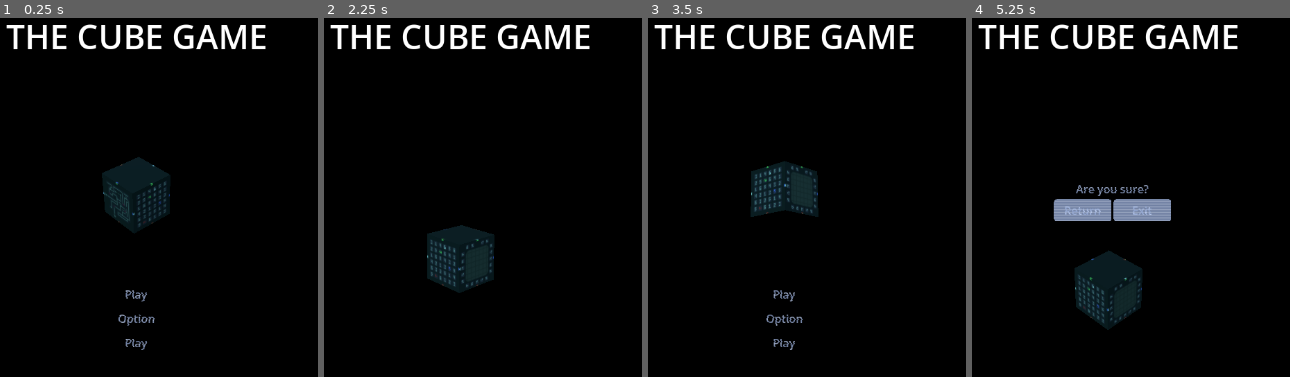
Above: before the commit, frames 1-4 (left to right).
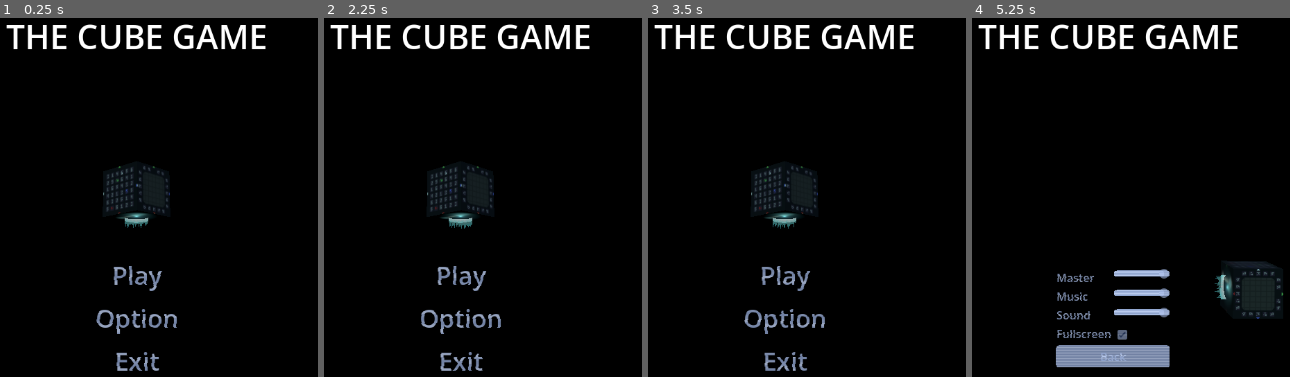
Above: after the commit, the same moments.

Repository: xill47/the-cube-game
Game: Godot game, scene res://main_menu/main_menu.tscn
The game is run twice, just before and just after one commit, with the same random seed, the same clock (stepped at 60 frames per second) and the same inputs. This scene is started directly instead of the project's main scene.
Inputs (mouse positions are in pixels of both pictures, inside the frame that each line leads up to):
- Up to frame 1 (0.25 s): no input
- Up to frame 2 (2.25 s): click "Play" at 0.5 s; click "Play" at 1.25 s; click "Play" at 2 s
- Up to frame 3 (3.5 s): click (759, 211) at 2.75 s, where only the run before the commit has a clickable "Return"
- Up to frame 4 (5.25 s): click "Play" at 3.5 s; click (1108, 319) at 4.25 s, where only the run after the commit has a clickable "Option"; click (1140, 333) at 5.02 s

The runs differ from the first frame. In frame 1, 2.5% of the frame differs, in the area x 30-56%, y 38-99%; in frame 2, 6.0%; in frame 3, 2.1%; in frame 4, 11%, in the area x 25-98%, y 46-98%.

Commit message:
holo-animation

Diff:
--- a/main_menu/main_menu.gd
+++ b/main_menu/main_menu.gd
@@ -35,3 +35,12 @@
 		DisplayServer.window_set_mode(DisplayServer.WINDOW_MODE_FULLSCREEN)
 	if not toggled_on:
 		DisplayServer.window_set_mode(DisplayServer.WINDOW_MODE_WINDOWED)
+
+
+func _on_animation_player_animation_finished(anim_name: StringName) -> void:
+	if anim_name == "open-options":
+		anim_player.play("idle-options")
+	if anim_name == "open-exit":
+		anim_player.play("idle-exit")
+	if anim_name == "close-options" or anim_name == "close-exit":
+		anim_player.play("start")
--- a/main_menu/main_menu.tscn
+++ b/main_menu/main_menu.tscn
@@ -3,6 +3,7 @@
 [ext_resource type="Script" uid="uid://dsnt154r4l17q" path="res://main_menu/main_menu.gd" id="1_bws42"]
 [ext_resource type="Texture2D" uid="uid://n2wead6hqjtr" path="res://main_menu/menu_cube_test.png" id="2_bws42"]
 [ext_resource type="Shader" uid="uid://d2iykbhlqblwm" path="res://main_menu/holo.gdshader" id="2_d3a7t"]
+[ext_resource type="Texture2D" uid="uid://bdfdva5xlkeqt" path="res://ui_assets/hologram_uv.png" id="3_3f7m4"]
 
 [sub_resource type="Animation" id="Animation_cgbph"]
 length = 0.001
@@ -65,6 +66,30 @@
 "transitions": PackedFloat32Array(1),
 "update": 1,
 "values": [false]
+}
+tracks/5/type = "value"
+tracks/5/imported = false
+tracks/5/enabled = true
+tracks/5/path = NodePath("%Cube3D/MeshInstance3D:rotation")
+tracks/5/interp = 1
+tracks/5/loop_wrap = true
+tracks/5/keys = {
+"times": PackedFloat32Array(0),
+"transitions": PackedFloat32Array(1),
+"update": 0,
+"values": [Vector3(-2.9802317e-08, -2.9802322e-08, 5.9604645e-08)]
+}
+tracks/6/type = "value"
+tracks/6/imported = false
+tracks/6/enabled = true
+tracks/6/path = NodePath("%Cube3D/MeshInstance3D:visible")
+tracks/6/interp = 1
+tracks/6/loop_wrap = true
+tracks/6/keys = {
+"times": PackedFloat32Array(0),
+"transitions": PackedFloat32Array(1),
+"update": 1,
+"values": [true]
 }
 
 [sub_resource type="Animation" id="Animation_bws42"]
@@ -92,7 +117,7 @@
 "times": PackedFloat32Array(0, 0.25),
 "transitions": PackedFloat32Array(1, 1),
 "update": 0,
-"values": [Vector3(0.29147, -0.84648466, -0.31415927), Vector3(-0.17453292, -0.7853982, 0.17453292)]
+"values": [Vector3(-0.019198623, 11.58375, -3.106686), Vector3(-0.17453292, -0.7853982, 0.17453292)]
 }
 tracks/2/type = "value"
 tracks/2/imported = false
@@ -129,6 +154,18 @@
 "transitions": PackedFloat32Array(1, 1),
 "update": 1,
 "values": [true, false]
+}
+tracks/5/type = "value"
+tracks/5/imported = false
+tracks/5/enabled = true
+tracks/5/path = NodePath("Cube3D/MeshInstance3D:visible")
+tracks/5/interp = 1
+tracks/5/loop_wrap = true
+tracks/5/keys = {
+"times": PackedFloat32Array(0, 0.25),
+"transitions": PackedFloat32Array(1, 1),
+"update": 1,
+"values": [false, true]
 }
 
 [sub_resource type="Animation" id="Animation_blfsh"]
@@ -144,7 +181,7 @@
 "times": PackedFloat32Array(0, 0.25),
 "transitions": PackedFloat32Array(1, 1),
 "update": 0,
-"values": [Vector3(6, 2.5, 0), Vector3(0, 0, 0)]
+"values": [Vector3(3, -2, 0), Vector3(0, 0, 0)]
 }
 tracks/1/type = "value"
 tracks/1/imported = false
@@ -156,7 +193,7 @@
 "times": PackedFloat32Array(0, 0.25),
 "transitions": PackedFloat32Array(1, 1),
 "update": 0,
-"values": [Vector3(2.453933, 1.4049901, 0.53930676), Vector3(-0.17453292, -0.7853982, 0.17453292)]
+"values": [Vector3(-1.579523, -2.2724187, 0.69464105), Vector3(-0.17453292, -0.7853982, 0.17453292)]
 }
 tracks/2/type = "value"
 tracks/2/imported = false
@@ -181,6 +218,184 @@
 "transitions": PackedFloat32Array(1, 1),
 "update": 1,
 "values": [false, false]
+}
+tracks/4/type = "value"
+tracks/4/imported = false
+tracks/4/enabled = true
+tracks/4/path = NodePath("Cube3D/MeshInstance3D:visible")
+tracks/4/interp = 1
+tracks/4/loop_wrap = true
+tracks/4/keys = {
+"times": PackedFloat32Array(0, 0.25),
+"transitions": PackedFloat32Array(1, 1),
+"update": 1,
+"values": [false, true]
+}
+
+[sub_resource type="Animation" id="Animation_6tl50"]
+resource_name = "idle-exit"
+length = 4.0
+loop_mode = 1
+tracks/0/type = "value"
+tracks/0/imported = false
+tracks/0/enabled = true
+tracks/0/path = NodePath("%Cube3D:position")
+tracks/0/interp = 1
+tracks/0/loop_wrap = true
+tracks/0/keys = {
+"times": PackedFloat32Array(0),
+"transitions": PackedFloat32Array(1),
+"update": 0,
+"values": [Vector3(0, -2, 0)]
+}
+tracks/1/type = "value"
+tracks/1/imported = false
+tracks/1/enabled = true
+tracks/1/path = NodePath("%Cube3D:rotation")
+tracks/1/interp = 1
+tracks/1/loop_wrap = false
+tracks/1/keys = {
+"times": PackedFloat32Array(0),
+"transitions": PackedFloat32Array(1),
+"update": 0,
+"values": [Vector3(-0.019198623, -2.5534167, -3.106686)]
+}
+tracks/2/type = "value"
+tracks/2/imported = false
+tracks/2/enabled = true
+tracks/2/path = NodePath("../../../BasicMenu:visible")
+tracks/2/interp = 1
+tracks/2/loop_wrap = true
+tracks/2/keys = {
+"times": PackedFloat32Array(0),
+"transitions": PackedFloat32Array(1),
+"update": 1,
+"values": [false]
+}
+tracks/3/type = "value"
+tracks/3/imported = false
+tracks/3/enabled = true
+tracks/3/path = NodePath("../../../OptionMenu:visible")
+tracks/3/interp = 1
+tracks/3/loop_wrap = true
+tracks/3/keys = {
+"times": PackedFloat32Array(0),
+"transitions": PackedFloat32Array(1),
+"update": 1,
+"values": [false]
+}
+tracks/4/type = "value"
+tracks/4/imported = false
+tracks/4/enabled = true
+tracks/4/path = NodePath("../../../ExitMenu:visible")
+tracks/4/interp = 1
+tracks/4/loop_wrap = true
+tracks/4/keys = {
+"times": PackedFloat32Array(0),
+"transitions": PackedFloat32Array(1),
+"update": 1,
+"values": [true]
+}
+tracks/5/type = "value"
+tracks/5/imported = false
+tracks/5/enabled = true
+tracks/5/path = NodePath("Cube3D/MeshInstance3D:rotation")
+tracks/5/interp = 1
+tracks/5/loop_wrap = true
+tracks/5/keys = {
+"times": PackedFloat32Array(0, 4),
+"transitions": PackedFloat32Array(1, 1),
+"update": 0,
+"values": [Vector3(-2.9802317e-08, -2.9802322e-08, 5.9604645e-08), Vector3(0, 6.2831855, 0)]
+}
+tracks/6/type = "value"
+tracks/6/imported = false
+tracks/6/enabled = true
+tracks/6/path = NodePath("Cube3D/MeshInstance3D:visible")
+tracks/6/interp = 1
+tracks/6/loop_wrap = true
+tracks/6/keys = {
+"times": PackedFloat32Array(0),
+"transitions": PackedFloat32Array(1),
+"update": 1,
+"values": [true]
+}
+
+[sub_resource type="Animation" id="Animation_3f7m4"]
+resource_name = "idle-options"
+length = 4.0
+loop_mode = 1
+tracks/0/type = "value"
+tracks/0/imported = false
+tracks/0/enabled = true
+tracks/0/path = NodePath("%Cube3D:position")
+tracks/0/interp = 1
+tracks/0/loop_wrap = true
+tracks/0/keys = {
+"times": PackedFloat32Array(0),
+"transitions": PackedFloat32Array(1),
+"update": 0,
+"values": [Vector3(3, -2, 0)]
+}
+tracks/1/type = "value"
+tracks/1/imported = false
+tracks/1/enabled = true
+tracks/1/path = NodePath("%Cube3D:rotation")
+tracks/1/interp = 1
+tracks/1/loop_wrap = false
+tracks/1/keys = {
+"times": PackedFloat32Array(0),
+"transitions": PackedFloat32Array(1),
+"update": 0,
+"values": [Vector3(-1.579523, -2.2724187, 0.69464105)]
+}
+tracks/2/type = "value"
+tracks/2/imported = false
+tracks/2/enabled = true
+tracks/2/path = NodePath("../../../BasicMenu:visible")
+tracks/2/interp = 1
+tracks/2/loop_wrap = true
+tracks/2/keys = {
+"times": PackedFloat32Array(0),
+"transitions": PackedFloat32Array(1),
+"update": 1,
+"values": [false]
+}
+tracks/3/type = "value"
+tracks/3/imported = false
+tracks/3/enabled = true
+tracks/3/path = NodePath("../../../OptionMenu:visible")
+tracks/3/interp = 1
+tracks/3/loop_wrap = true
+tracks/3/keys = {
+"times": PackedFloat32Array(0),
+"transitions": PackedFloat32Array(1),
+"update": 1,
+"values": [true]
+}
+tracks/4/type = "value"
+tracks/4/imported = false
+tracks/4/enabled = true
+tracks/4/path = NodePath("%Cube3D/MeshInstance3D:visible")
+tracks/4/interp = 1
+tracks/4/loop_wrap = true
+tracks/4/keys = {
+"times": PackedFloat32Array(0),
+"transitions": PackedFloat32Array(1),
+"update": 1,
+"values": [true]
+}
+tracks/5/type = "value"
+tracks/5/imported = false
+tracks/5/enabled = true
+tracks/5/path = NodePath("Cube3D/MeshInstance3D:rotation")
+tracks/5/interp = 1
+tracks/5/loop_wrap = true
+tracks/5/keys = {
+"times": PackedFloat32Array(0, 4),
+"transitions": PackedFloat32Array(1, 1),
+"update": 0,
+"values": [Vector3(-2.9802317e-08, -2.9802322e-08, 5.9604645e-08), Vector3(0, 6.2831855, 0)]
 }
 
 [sub_resource type="Animation" id="Animation_3shxk"]
@@ -208,7 +423,7 @@
 "times": PackedFloat32Array(0, 0.25),
 "transitions": PackedFloat32Array(1, 1),
 "update": 0,
-"values": [Vector3(-0.17453292, -0.7853982, 0.17453292), Vector3(0.29147, -0.84648466, -0.31415927)]
+"values": [Vector3(-0.17453292, -0.7853982, 0.17453292), Vector3(-0.019198623, -2.5534167, -3.106686)]
 }
 tracks/2/type = "value"
 tracks/2/imported = false
@@ -241,6 +456,18 @@
 tracks/4/interp = 1
 tracks/4/loop_wrap = true
 tracks/4/keys = {
+"times": PackedFloat32Array(0, 0.25),
+"transitions": PackedFloat32Array(1, 1),
+"update": 1,
+"values": [false, true]
+}
+tracks/5/type = "value"
+tracks/5/imported = false
+tracks/5/enabled = true
+tracks/5/path = NodePath("Cube3D/MeshInstance3D:visible")
+tracks/5/interp = 1
+tracks/5/loop_wrap = true
+tracks/5/keys = {
 "times": PackedFloat32Array(0, 0.25),
 "transitions": PackedFloat32Array(1, 1),
 "update": 1,
@@ -257,10 +484,10 @@
 tracks/0/interp = 1
 tracks/0/loop_wrap = true
 tracks/0/keys = {
-"times": PackedFloat32Array(0, 0.23333335),
-"transitions": PackedFloat32Array(1, 1),
-"update": 0,
-"values": [Vector3(0, 0, 0), Vector3(6, 2.5, 0)]
+"times": PackedFloat32Array(0, 0.25),
+"transitions": PackedFloat32Array(1, 1),
+"update": 0,
+"values": [Vector3(0, 0, 0), Vector3(3, -2, 0)]
 }
 tracks/1/type = "value"
 tracks/1/imported = false
@@ -272,7 +499,7 @@
 "times": PackedFloat32Array(0, 0.25),
 "transitions": PackedFloat32Array(1, 1),
 "update": 0,
-"values": [Vector3(-0.17453292, -0.7853982, 0.17453292), Vector3(2.453933, 1.4049901, 0.53930676)]
+"values": [Vector3(-0.17453292, -0.7853982, 0.17453292), Vector3(-1.579523, -2.2724187, 0.69464105)]
 }
 tracks/2/type = "value"
 tracks/2/imported = false
@@ -298,10 +525,23 @@
 "update": 1,
 "values": [false, true]
 }
+tracks/4/type = "value"
+tracks/4/imported = false
+tracks/4/enabled = true
+tracks/4/path = NodePath("%Cube3D/MeshInstance3D:visible")
+tracks/4/interp = 1
+tracks/4/loop_wrap = true
+tracks/4/keys = {
+"times": PackedFloat32Array(0, 0.25),
+"transitions": PackedFloat32Array(1, 1),
+"update": 1,
+"values": [false, true]
+}
 
 [sub_resource type="Animation" id="Animation_e8qoe"]
 resource_name = "start"
-length = 0.25
+length = 4.0
+loop_mode = 1
 tracks/0/type = "value"
 tracks/0/imported = false
 tracks/0/enabled = true
@@ -338,12 +578,38 @@
 "update": 1,
 "values": [true]
 }
+tracks/3/type = "value"
+tracks/3/imported = false
+tracks/3/enabled = true
+tracks/3/path = NodePath("%Cube3D/MeshInstance3D:rotation")
+tracks/3/interp = 1
+tracks/3/loop_wrap = true
+tracks/3/keys = {
+"times": PackedFloat32Array(0, 4),
+"transitions": PackedFloat32Array(1, 1),
+"update": 0,
+"values": [Vector3(-2.9802317e-08, -2.9802322e-08, 5.9604645e-08), Vector3(0, 6.2831855, 0)]
+}
+tracks/4/type = "value"
+tracks/4/imported = false
+tracks/4/enabled = true
+tracks/4/path = NodePath("Cube3D/MeshInstance3D:visible")
+tracks/4/interp = 1
+tracks/4/loop_wrap = true
+tracks/4/keys = {
+"times": PackedFloat32Array(0),
+"transitions": PackedFloat32Array(1),
+"update": 1,
+"values": [true]
+}
 
 [sub_resource type="AnimationLibrary" id="AnimationLibrary_e8qoe"]
 _data = {
 &"RESET": SubResource("Animation_cgbph"),
 &"close-exit": SubResource("Animation_bws42"),
 &"close-options": SubResource("Animation_blfsh"),
+&"idle-exit": SubResource("Animation_6tl50"),
+&"idle-options": SubResource("Animation_3f7m4"),
 &"open-exit": SubResource("Animation_3shxk"),
 &"open-options": SubResource("Animation_3tvgl"),
 &"start": SubResource("Animation_e8qoe")
@@ -352,9 +618,21 @@
 [sub_resource type="StandardMaterial3D" id="StandardMaterial3D_5vw27"]
 transparency = 1
 albedo_texture = ExtResource("2_bws42")
+metallic = 0.5
 
 [sub_resource type="BoxMesh" id="BoxMesh_lquwl"]
 material = SubResource("StandardMaterial3D_5vw27")
+
+[sub_resource type="StandardMaterial3D" id="StandardMaterial3D_6tl50"]
+transparency = 1
+albedo_texture = ExtResource("3_3f7m4")
+texture_filter = 0
+
+[sub_resource type="CylinderMesh" id="CylinderMesh_t6bnd"]
+lightmap_size_hint = Vector2i(17, 11)
+material = SubResource("StandardMaterial3D_6tl50")
+flip_faces = true
+height = 0.5
 
 [sub_resource type="ShaderMaterial" id="ShaderMaterial_3shxk"]
 shader = ExtResource("2_d3a7t")
@@ -366,6 +644,9 @@
 shader_parameter/noise_amount = 0.0
 shader_parameter/effect_factor = 0.499999988824
 
+[sub_resource type="Theme" id="Theme_3f7m4"]
+default_font_size = 36
+
 [sub_resource type="LabelSettings" id="LabelSettings_3shxk"]
 font_size = 48
 
@@ -382,6 +663,7 @@
 [node name="AnimationPlayer" type="AnimationPlayer" parent="." unique_id=412522485]
 root_node = NodePath("../CubeControls/SubViewport/Node3D")
 libraries/ = SubResource("AnimationLibrary_e8qoe")
+autoplay = &"start"
 
 [node name="ColorRect" type="ColorRect" parent="." unique_id=757711432]
 layout_mode = 1
@@ -423,6 +705,17 @@
 transform = Transform3D(0.76715, -0.027998712, 0.6408562, 0.38302213, 0.8213937, -0.42261815, -0.5145625, 0.5696737, 0.64085644, 0, 0, 0)
 mesh = SubResource("BoxMesh_lquwl")
 
+[node name="MeshInstance3D" type="MeshInstance3D" parent="CubeControls/SubViewport/Node3D/Cube3D" unique_id=2126703859]
+transform = Transform3D(0.5000001, -2.980233e-08, -1.4901165e-08, 2.980233e-08, 0.5000001, 1.4901161e-08, 1.4901163e-08, -1.4901163e-08, 0.5000001, 0.022721503, -0.6281115, 0.023072004)
+mesh = SubResource("CylinderMesh_t6bnd")
+
+[node name="SpotLight3D" type="OmniLight3D" parent="CubeControls/SubViewport/Node3D/Cube3D/MeshInstance3D" unique_id=474551231]
+transform = Transform3D(1, 0, 0, 0, 1, 0, 0, 0, 1, 0, 0.20562804, 0)
+light_color = Color(0.5686275, 1, 1, 1)
+light_energy = 0.8
+light_indirect_energy = 0.0
+omni_range = 0.5
+
 [node name="Camera3D" type="Camera3D" parent="CubeControls/SubViewport/Node3D" unique_id=202975429]
 unique_name_in_owner = true
 transform = Transform3D(1, 0, 0, 0, 1, 0, 0, 0, 1, 0, 0, 9.159018)
@@ -432,8 +725,8 @@
 
 [node name="DirectionalLight3D" type="DirectionalLight3D" parent="CubeControls/SubViewport/Node3D" unique_id=613921110]
 transform = Transform3D(0.97584057, 0.07958121, -0.20347491, 0, 0.931304, 0.36424294, 0.21848388, -0.35544303, 0.9088042, -0.6799257, 1.7103736, 2.3295145)
-light_color = Color(0.56078434, 1, 1, 1)
-light_energy = 0.8
+light_color = Color(0.7647059, 1, 1, 1)
+light_energy = 0.6
 light_indirect_energy = 0.1
 sky_mode = 1
 
@@ -456,6 +749,7 @@
 offset_bottom = 194.0
 grow_horizontal = 2
 grow_vertical = 2
+theme = SubResource("Theme_3f7m4")
 
 [node name="PlayLabel" type="Button" parent="BasicMenu" unique_id=1557487588]
 use_parent_material = true
@@ -472,7 +766,7 @@
 [node name="ExitLabel" type="Button" parent="BasicMenu" unique_id=799746644]
 use_parent_material = true
 layout_mode = 2
-text = "Play"
+text = "Exit"
 flat = true
 
 [node name="OptionMenu" type="VBoxContainer" parent="." unique_id=661935216]
@@ -616,6 +910,7 @@
 text = "THE CUBE GAME"
 label_settings = SubResource("LabelSettings_3shxk")
 
+[connection signal="animation_finished" from="AnimationPlayer" to="." method="_on_animation_player_animation_finished"]
 [connection signal="pressed" from="BasicMenu/OptionLabel" to="." method="_on_option_label_pressed"]
 [connection signal="pressed" from="BasicMenu/ExitLabel" to="." method="_on_exit_label_pressed"]
 [connection signal="value_changed" from="OptionMenu/VBoxContainer/Check/MasterSlider" to="." method="_on_master_slider_value_changed"]
Binary file added: ui_assets/hologram_uv.png
Not shown, added: ui_assets/hologram_uv.png.import
